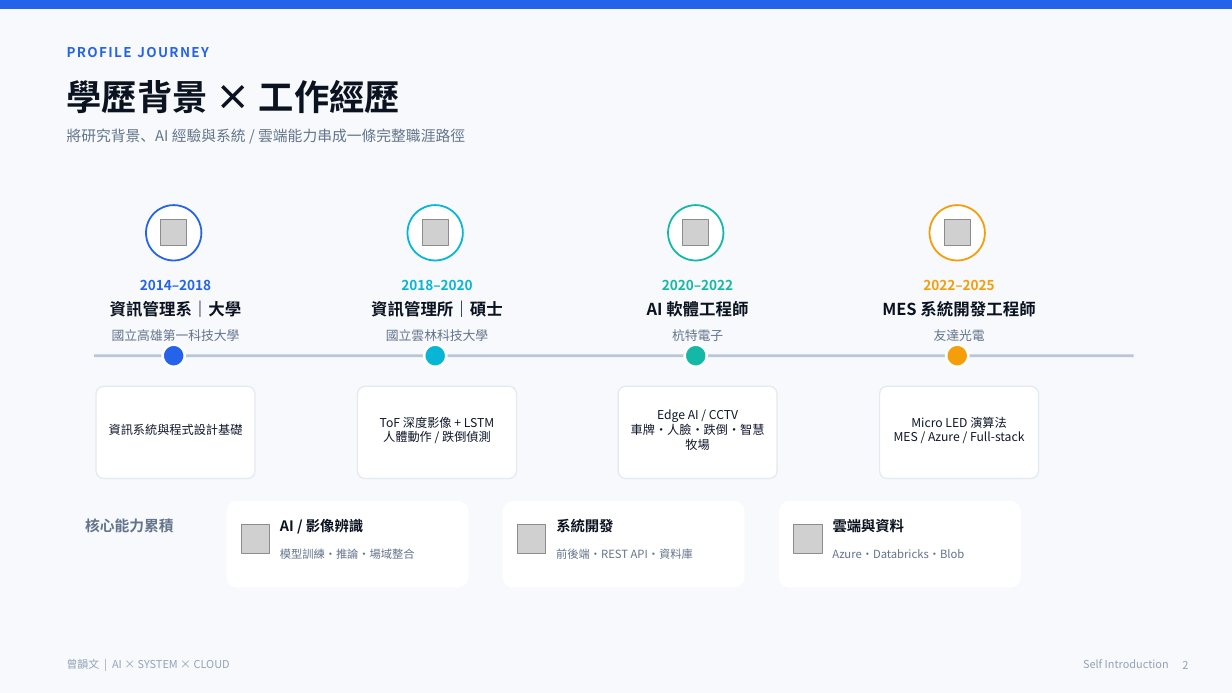
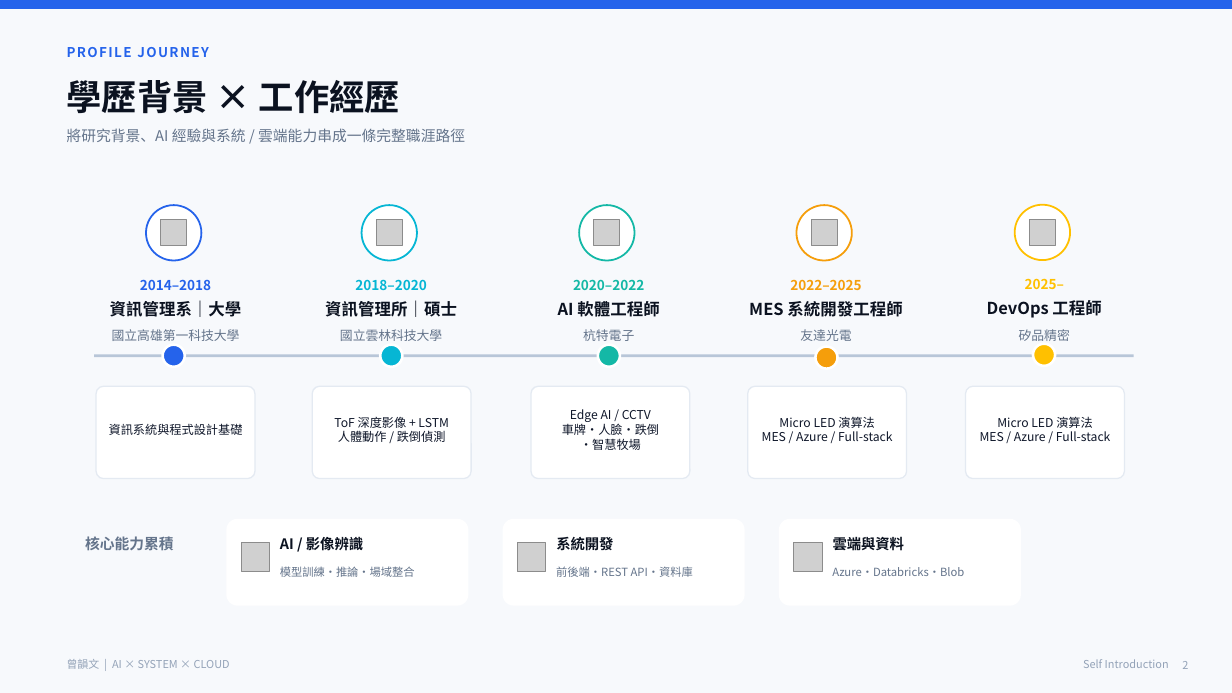
Before and after one commit to tsenguw/Upload-File, a slide deck: slide 2 of 自我介紹_優化版.pptx. Drawn at 1232x693 pixels with LibreOffice and Linux fonts; fonts in the diff are those of the drawing; grey boxes stand for pictures. Boxes give left, top, right and bottom in pixels: in the first picture for what was removed or moved away, otherwise in the second. Text is boxed around its words. In the diff, an @@ line names an element or a change of style, - is before the commit and + after.

Commit message:
Add file via Git

```diff
--- a/自我介紹_優化版.pptx
+++ b/自我介紹_優化版.pptx
@@ 4 texts, 2 ellipses, 1 rounded rectangle: place and size @@
-4 texts, 2 ellipses, 1 rounded rectangle at bbox=[358, 205, 517, 479]
+4 texts, 2 ellipses, 1 rounded rectangle at bbox=[312, 205, 471, 479]
@@ 3 texts, 1 ellipse: place and size @@
-3 texts, 1 ellipse at bbox=[647, 205, 748, 341]
+3 texts, 1 ellipse at bbox=[558, 205, 659, 341]
@@ 3 texts, 1 ellipse: place and size @@
-3 texts, 1 ellipse at bbox=[882, 205, 1035, 341]
+3 texts, 1 ellipse at bbox=[749, 205, 902, 341]
@@ ellipse added at bbox=[1015, 205, 1070, 261], fill #FFFFFF, outline #FFC000 1.4 pt @@
@@ picture added at bbox=[376, 220, 402, 246] @@
@@ picture removed at bbox=[422, 220, 448, 246] @@
@@ picture added at bbox=[594, 220, 620, 246] @@
@@ picture removed at bbox=[683, 220, 709, 246] @@
@@ picture added at bbox=[811, 220, 837, 246] @@
@@ picture removed at bbox=[945, 220, 970, 246] @@
@@ picture added at bbox=[1030, 220, 1055, 246] @@
@@ text added at bbox=[1025, 278, 1064, 289], 10.6 pt, text #FFC000, bold @@
+2025–
@@ text added at bbox=[987, 300, 1101, 318], 12.8 pt, text #0B1220, bold @@
+DevOps 工程師
@@ text added at bbox=[1019, 329, 1070, 341], 10 pt, text #64748B @@
+矽品精密
@@ ellipse added at bbox=[815, 347, 837, 369], fill #F59E0B, outline #FFFFFF 2 pt @@
@@ ellipse: place and size @@
-ellipse at bbox=[946, 345, 969, 367]
+ellipse at bbox=[1033, 344, 1055, 366]
@@ ellipse at bbox=[1033, 344, 1055, 366]: fill #F59E0B to #FFC000 @@
@@ 1 text, 1 ellipse, 1 rounded rectangle: place and size @@
-1 text, 1 ellipse, 1 rounded rectangle at bbox=[618, 345, 777, 479]
+1 text, 1 ellipse, 1 rounded rectangle at bbox=[531, 345, 690, 479]
@@ rounded rectangle: place and size @@
-rounded rectangle at bbox=[880, 386, 1039, 479]
+rounded rectangle at bbox=[748, 386, 907, 479]
@@ rounded rectangle added at bbox=[966, 386, 1125, 479], fill #FFFFFF, outline #E4EAF2 1 pt @@
@@ text "Micro LED 演算法": place and size @@
-text "Micro LED 演算法" at bbox=[894, 416, 1024, 441]
+text "Micro LED 演算法" at bbox=[762, 416, 892, 441]
@@ text added at bbox=[980, 416, 1110, 441], 9.5 pt, text #0F172A @@
+Micro LED 演算法
+MES / Azure / Full-stack
@@ text at bbox=[562, 421, 659, 450]: spaces changed @@
-車牌・人臉・跌倒・智慧牧場
+車牌・人臉・跌倒
+・智慧牧場
@@ 7 texts, 3 rounded rectangles, 3 pictures: place and size @@
-7 texts, 3 rounded rectangles, 3 pictures at bbox=[85, 501, 1021, 588]
+7 texts, 3 rounded rectangles, 3 pictures at bbox=[85, 519, 1021, 606]
```
Also in this commit, not shown: 1 other slide changed, 2 slides added.
